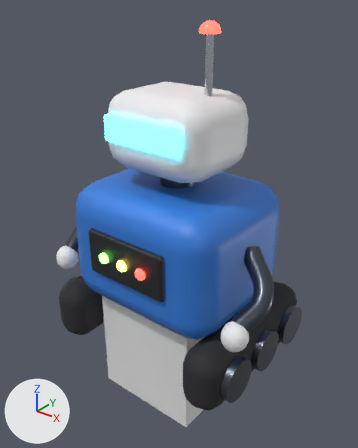
One commit to the FBX model art/export/fbx/Robot.fbx: the scene before it, then after it.
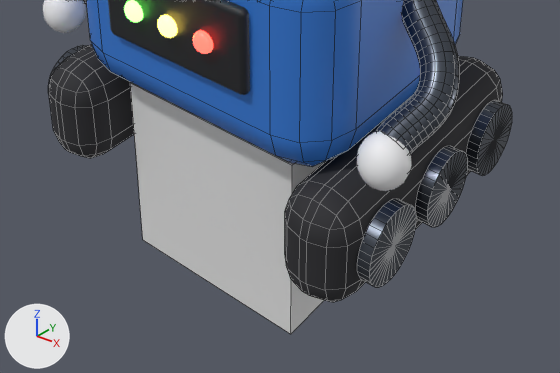
Each version appears first whole from a 50 mm camera at (2.48, -3.08, 3.12) aimed at (0.08, -0.08, 1.26), and next in a close-up on the part from 9% to 91% of the width and 56% to 100% of the height. Every picture has the same lights, and +X, +Y and +Z are marked at lower left. The last two pictures show the newer version. The close-ups show mesh edges as thin lines. Where no turn or scale is listed for an object, it has been applied to the vertices.

Before the edit, the objects in view are built like this:
```python
me_body__black_047 = bpy.data.meshes.new('Body__Black.047')
me_body__black_047.from_pydata(...)  # 56 vertices, 54 faces; spans x -0.4..0.4, y -0.03..0.03, z -0.2..0.2
me_body__black_047.materials.append(mat_black)  # black #202226
me_body__rubber_017 = bpy.data.meshes.new('Body__Rubber.017')
me_body__rubber_017.from_pydata(...)  # 192 vertices, 196 faces; spans x -0.18..1.68, y -0.75..0.75, z -0.28..0.28
me_body__rubber_017.materials.append(mat_rubber)  # black #2a2a2e
me_body__white_049 = bpy.data.meshes.new('Body__White.049')
me_body__white_049.from_pydata(...)  # 356 vertices, 352 faces; spans x -0.11..2.01, y -0.11..0.11, z -0.12..0.12
me_body__white_049.materials.append(mat_white)  # white #f0f0f2
ob_body__black_047 = bpy.data.objects.new('Body__Black.047', me_body__black_047)
ob_body__black_047.location = (0.0, -0.66, 1.1)
ob_body__rubber_017 = bpy.data.objects.new('Body__Rubber.017', me_body__rubber_017)
ob_body__rubber_017.location = (-0.75, 0.0, 0.3)
ob_body__white_049 = bpy.data.objects.new('Body__White.049', me_body__white_049)
ob_body__white_049.location = (-0.95, -0.5, 0.75)
# also in view: 'Body__Blue.001' at (0.0, 0.0, 1.05); 'Body__MetalDark.062' at (0.0, 0.0, 0.69); 'Origin__Pivot.083' at (0.0, 0.0, 0.0)
```
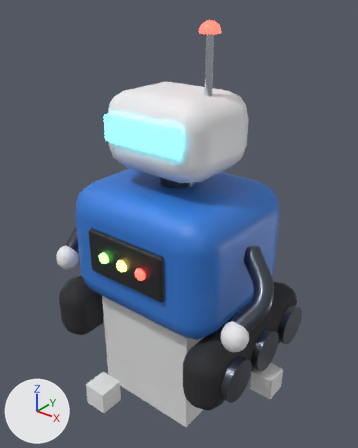
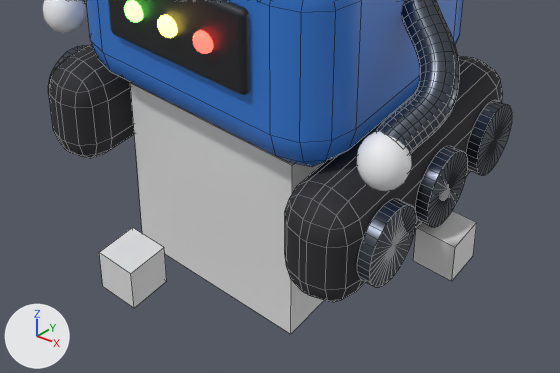
Boxes [x1, y1, x2, y2] around the edits, measured in the close-ups (560 x 373 px):
'Origin__AxisZ', added: after [99, 227, 167, 308]
'Origin__AxisX', added: after [413, 211, 477, 281]

The change in detail:
Mesh me_origin__axisz is new.
It is a box spanning x -0.1..0.1, y -0.1..0.1, z -0.1..0.1.
Object 'Origin__AxisZ' (ob_origin__axisz) is new; it shows me_origin__axisz.
Its location is (0.0, -1.0, 0.0).
Object 'Origin__AxisX' (ob_origin__axisx) is new; it shows a copy of me_origin__axisz.
Its location is (1.0, 0.0, 0.0).
